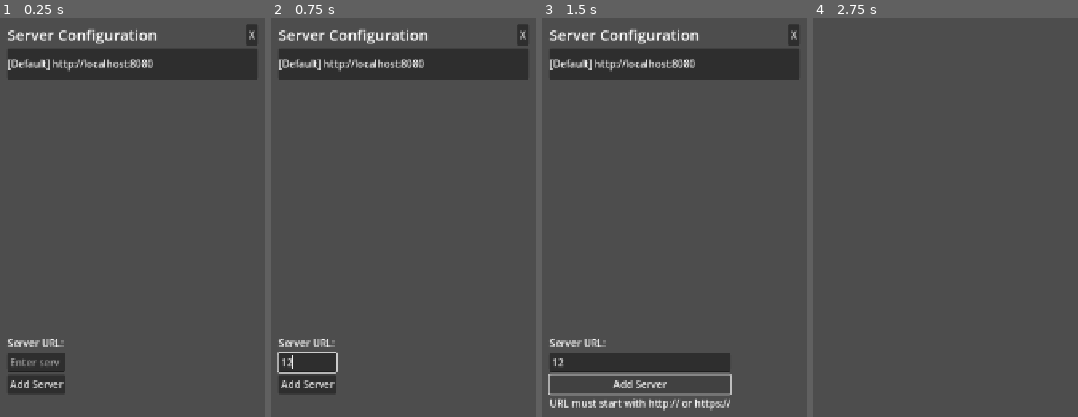
Above: before the commit, frames 1-4 (left to right).
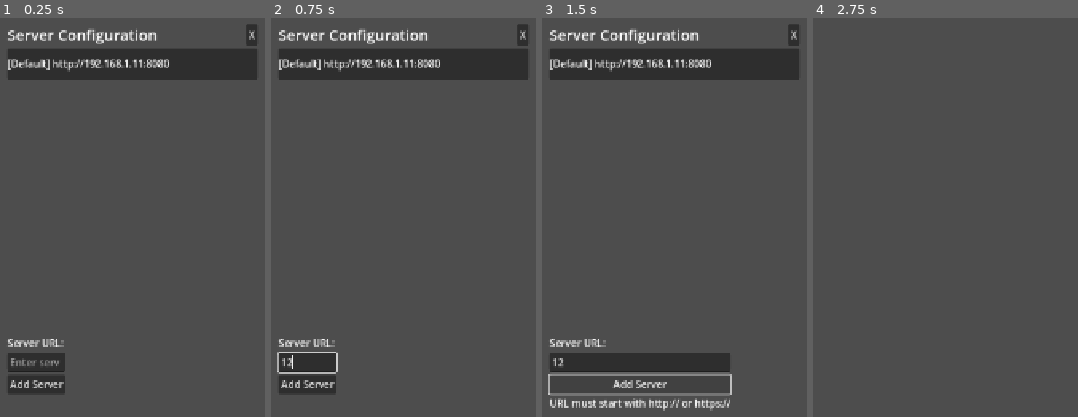
Above: after the commit, the same moments.

Repository: v2singer/url-saver
Game: Godot game, scene res://config_panel.tscn
Same seed, same stepped clock (60 frames per second), same inputs: the game is played once before the commit and once after it. This scene is started directly instead of the project's main scene.
Inputs (mouse positions are in pixels of both pictures, inside the frame that each line leads up to):
- Up to frame 1 (0.25 s): no input
- Up to frame 2 (0.75 s): click (308, 361) at 0.52 s; type "12" at 0.6 s
- Up to frame 3 (1.5 s): click "Add Server" at 1.25 s
- Up to frame 4 (2.75 s): click "X" at 2 s

The runs differ from the first frame. In frame 1, 0.5% of the frame differs, in the area x 32-64%, y 10-13%; in frame 2, 0.5%; in frame 3, 0.5%; in frame 4, nothing differs.

Commit message:
add mobile

Diff:
--- a/mobile/config_panel.gd
+++ b/mobile/config_panel.gd
@@ -13,7 +13,7 @@
 	var err = config.load(CONFIG_FILE)
 	if err != OK:
 		# Create default config if it doesn't exist
-		config.set_value("servers", "default", "http://localhost:8080")
+		config.set_value("servers", "default", "http://192.168.1.11:8080")
 		config.save(CONFIG_FILE)
 
 func save_config():
@@ -25,7 +25,7 @@
 		child.queue_free()
 
 	# Add default server first
-	var default_server = config.get_value("servers", "default", "http://localhost:8080")
+	var default_server = config.get_value("servers", "default", "http://192.168.1.11:8080")
 	add_server_item(default_server, true)
 
 	# Add other servers
--- a/mobile/main.gd
+++ b/mobile/main.gd
@@ -3,6 +3,8 @@
 const CONFIG_FILE = "user://server_config.cfg"
 const API_HISTORY = "/extension/urls"
 const API_SAVE = "/extension/urls"
+const MAX_RETRIES = 1
+const RETRY_DELAY = 1.0  # seconds
 
 var http_request: HTTPRequest
 var history_request: HTTPRequest
@@ -11,6 +13,9 @@
 var config: ConfigFile
 var current_server_index = 0
 var server_urls = []
+var is_requesting = false
+var retry_count = 0
+var retry_timer: Timer
 
 func _ready():
 	# 等待一帧以确保所有节点都已准备好
@@ -23,21 +28,11 @@
 	http_request.request_completed.connect(_on_request_completed)
 	history_request.request_completed.connect(_on_history_request_completed)
 
-	# 确保节点存在后再连接信号
-	if has_node("VBoxContainer/AddButton"):
-		$VBoxContainer/AddButton.pressed.connect(_on_add_pressed)
-		print('add connectted')
-	else:
-		print('add pressed not connectted')
-
-	if has_node("VBoxContainer/HBoxContainer/ConfigButton"):
-		$VBoxContainer/HBoxContainer/ConfigButton.pressed.connect(_on_config_pressed)
-
-	if has_node("AddURLPanel/VBoxContainer/SubmitButton"):
-		$AddURLPanel/VBoxContainer/SubmitButton.pressed.connect(_on_submit_pressed)
-
-	if has_node("AddURLPanel/VBoxContainer/HBoxContainer/CloseButton"):
-		$AddURLPanel/VBoxContainer/HBoxContainer/CloseButton.pressed.connect(_on_close_pressed)
+	# 创建重试定时器
+	retry_timer = Timer.new()
+	retry_timer.one_shot = true
+	retry_timer.timeout.connect(_on_retry_timeout)
+	add_child(retry_timer)
 
 	# Load server configuration
 	load_server_config()
@@ -49,7 +44,7 @@
 	var err = config.load(CONFIG_FILE)
 	if err != OK:
 		# Create default config if it doesn't exist
-		config.set_value("servers", "default", "http://localhost:8080")
+		config.set_value("servers", "default", "http://192.168.1.11:8080")
 		config.save(CONFIG_FILE)
 
 	# Load all server URLs
@@ -61,29 +56,66 @@
 
 func get_current_server_url() -> String:
 	if server_urls.size() == 0:
-		return "http://localhost:8080"
-	return server_urls[current_server_index]
+		return "http://192.168.1.11:8080"
+	return "http://192.168.1.11:8080"
 
 func try_next_server():
 	current_server_index = (current_server_index + 1) % server_urls.size()
+	retry_count = 0
 	load_history()
 
+func _on_retry_timeout():
+	if retry_count < MAX_RETRIES:
+		retry_count += 1
+		print("Retrying request, attempt ", retry_count, " of ", MAX_RETRIES)
+		load_history()
+	else:
+		print("Max retries reached, trying next server")
+		try_next_server()
+
 func load_history():
+	if is_requesting:
+		return
+
+	is_requesting = true
 	var server_url = get_current_server_url() + API_HISTORY
+
+	# 设置超时
+	var client = HTTPClient.new()
+	client.set_blocking_mode(true)
+	client.set_read_chunk_size(65536)  # 64KB chunks
+
 	var error = history_request.request(server_url)
 	if error != OK:
 		print("Error requesting history: ", error)
-		try_next_server()
+		is_requesting = false
+		if error in [25, 44]:  # 网络相关错误
+			if retry_count < MAX_RETRIES:
+				retry_timer.start(RETRY_DELAY)
+			else:
+				try_next_server()
+		else:
+			try_next_server()
 
 func _on_history_request_completed(result, response_code, headers, body):
+	is_requesting = false
+	print("History request completed with result: ", result, " response code: ", response_code)
+
 	if result == HTTPRequest.RESULT_SUCCESS and response_code == 200:
 		var json = JSON.parse_string(body.get_string_from_utf8())
 		if json:
 			clear_history_list()
 			for item in json:
 				add_url_item(item.url, item.tags)
+		retry_count = 0  # 重置重试计数
 	else:
-		try_next_server()
+		if result in [HTTPRequest.RESULT_CONNECTION_ERROR, HTTPRequest.RESULT_CHUNKED_BODY_SIZE_MISMATCH]:
+			if retry_count < MAX_RETRIES:
+				retry_timer.start(RETRY_DELAY)
+			else:
+				try_next_server()
+		else:
+			try_next_server()
 
 func clear_history_list():
 	if has_node("VBoxContainer/ScrollContainer/HistoryList"):
@@ -110,6 +142,9 @@
 		$AddURLPanel.visible = false
 
 func _on_submit_pressed():
+	if is_requesting:
+		return
+
 	if not has_node("AddURLPanel/VBoxContainer/URLLineEdit") or not has_node("AddURLPanel/VBoxContainer/TagLineEdit"):
 		return
 
@@ -127,6 +162,7 @@
 		"tags": tags.split(",")
 	})
 
+	is_requesting = true
 	var server_url = get_current_server_url() + API_SAVE
 	if has_node("AddURLPanel/VBoxContainer/StatusLabel"):
 		$AddURLPanel/VBoxContainer/StatusLabel.text = "Sending..."
@@ -134,9 +170,17 @@
 	var error = http_request.request(server_url, headers, HTTPClient.METHOD_POST, body)
 	if error != OK and has_node("AddURLPanel/VBoxContainer/StatusLabel"):
 		$AddURLPanel/VBoxContainer/StatusLabel.text = "Error: " + str(error)
-		try_next_server()
+		is_requesting = false
+		if error in [25, 44]:  # 网络相关错误
+			if retry_count < MAX_RETRIES:
+				retry_timer.start(RETRY_DELAY)
+			else:
+				try_next_server()
+		else:
+			try_next_server()
 
 func _on_request_completed(result, response_code, headers, body):
+	is_requesting = false
 	if not has_node("AddURLPanel/VBoxContainer/StatusLabel"):
 		return
 
@@ -149,10 +193,23 @@
 				$AddURLPanel/VBoxContainer/TagLineEdit.text = ""
 			if has_node("AddURLPanel"):
 				$AddURLPanel.visible = false
+			retry_count = 0  # 重置重试计数
 			load_history()  # 重新加载历史记录
 		else:
 			$AddURLPanel/VBoxContainer/StatusLabel.text = "Error: Server returned " + str(response_code)
-			try_next_server()
+			if result in [HTTPRequest.RESULT_CONNECTION_ERROR, HTTPRequest.RESULT_CHUNKED_BODY_SIZE_MISMATCH]:
+				if retry_count < MAX_RETRIES:
+					retry_timer.start(RETRY_DELAY)
+				else:
+					try_next_server()
+			else:
+				try_next_server()
 	else:
 		$AddURLPanel/VBoxContainer/StatusLabel.text = "Error: Request failed"
-		try_next_server()
+		if result in [HTTPRequest.RESULT_CONNECTION_ERROR, HTTPRequest.RESULT_CHUNKED_BODY_SIZE_MISMATCH]:
+			if retry_count < MAX_RETRIES:
+				retry_timer.start(RETRY_DELAY)
+			else:
+				try_next_server()
+		else:
+			try_next_server()
--- a/mobile/project.godot
+++ b/mobile/project.godot
@@ -20,7 +20,7 @@
 window/size/viewport_width=720
 window/size/viewport_height=1280
 window/stretch/mode="canvas_items"
-window/handheld/orientation="portrait"
+window/handheld/orientation=1
 
 [input]
 
Not shown, changed: mobile/export_presets.cfg
Not shown, changed: mobile/target/创建密钥的命令.txt
Not shown, changed: .gitignore
